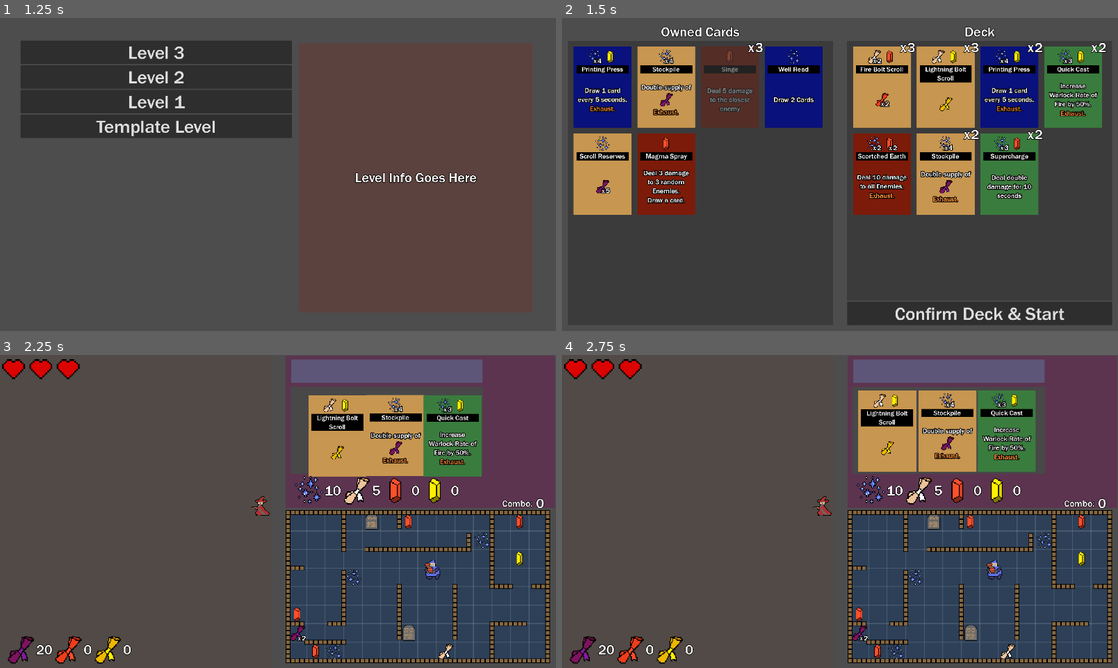
Above: before the commit, frames 1-4 (two rows, left to right).
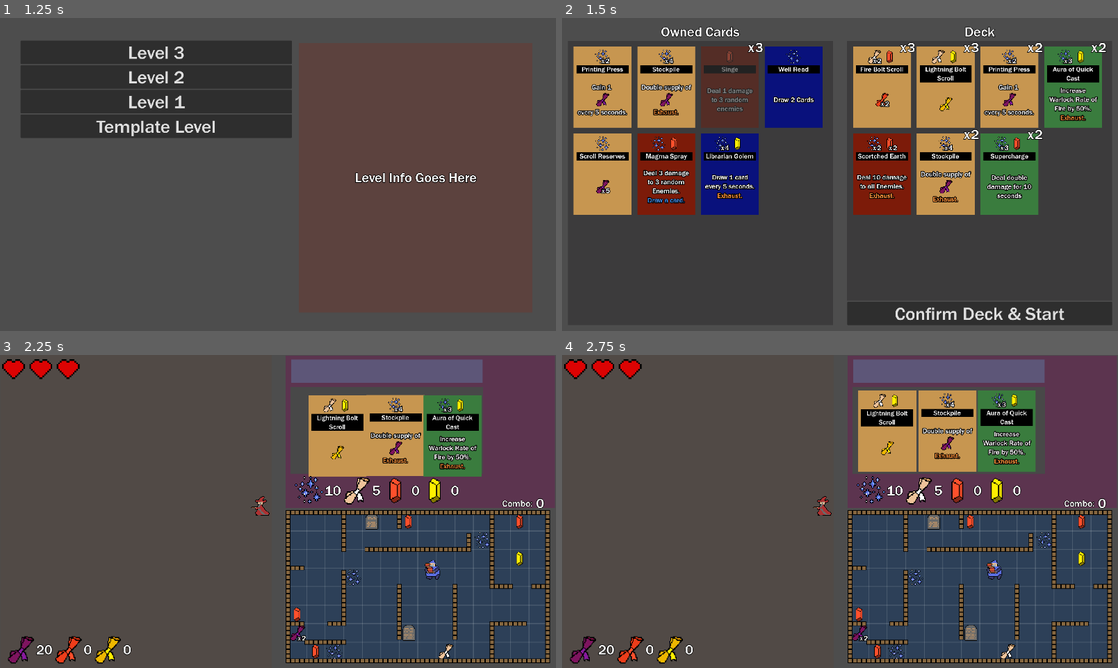
Above: after the commit, the same moments.

Repository: oliveman521/We-Wizards-Three
Game: Godot game, scene res://Scenes/Menus/MainMenu.tscn
The game is run twice, just before and just after one commit, with the same random seed, the same clock (stepped at 60 frames per second) and the same inputs.
Inputs:
- Up to frame 1 (1.25 s): click "Play!" at 0.5 s
- Up to frame 2 (1.5 s): click "Level 1" at 1.25 s
- Up to frame 3 (2.25 s): click "Confirm Deck & Start" at 2 s
- Up to frame 4 (2.75 s): no input

Frame 1 is identical in both runs. In frame 2, 9.0% of the frame differs, in the area x 2-97%, y 9-63%; in frame 3, 1.0%; in frame 4, 1.0%.

Commit message:
Fixed cards and split damage cards into lighting and fire backgrounds

Diff:
--- /dev/null
+++ b/Cards/Card Pool/card_librarian_golem.tscn
@@ -0,0 +1,43 @@
+[gd_scene load_steps=9 format=3 uid="uid://tth5yw0eirm6"]
+
+[ext_resource type="PackedScene" uid="uid://disxs45wl3yv" path="res://Cards/card_base.tscn" id="1_joby5"]
+[ext_resource type="PackedScene" uid="uid://d335ngol841kr" path="res://Cards/card_supply_icon.tscn" id="2_6aw5q"]
+[ext_resource type="Resource" uid="uid://dun667tokfc1l" path="res://Supplies/essence.tres" id="3_crww2"]
+[ext_resource type="Resource" uid="uid://bb24w4yw0g0k" path="res://Supplies/Lightning_Gem.tres" id="4_i6c6m"]
+[ext_resource type="LabelSettings" uid="uid://buqi3tt5804u0" path="res://UI/Fonts/small_text.tres" id="5_1myr3"]
+[ext_resource type="PackedScene" uid="uid://dspow6wbdypge" path="res://Cards/Card Effects/exhaust.tscn" id="6_t3y3o"]
+[ext_resource type="Script" path="res://Cards/Card Effects/CardEffect_OngoingAbility.gd" id="7_hvlsp"]
+[ext_resource type="PackedScene" uid="uid://5p2uuetniwn6" path="res://Cards/Ongoing Abilities/ongoing_ability_draw.tscn" id="8_c7ti2"]
+
+[node name="Card" instance=ExtResource("1_joby5")]
+card_type = "Draw"
+card_name = "Librarian Golem"
+
+[node name="BackgroundColor" parent="." index="0"]
+color = Color(0.0352941, 0.0666667, 0.486275, 1)
+
+[node name="Card Supply Icon" parent="MarginContainer/VBoxContainer/Costs" index="0" instance=ExtResource("2_6aw5q")]
+layout_mode = 2
+supply = ExtResource("3_crww2")
+count = 4
+
+[node name="Card Supply Icon2" parent="MarginContainer/VBoxContainer/Costs" index="1" instance=ExtResource("2_6aw5q")]
+layout_mode = 2
+supply = ExtResource("4_i6c6m")
+
+[node name="CardName" parent="MarginContainer/VBoxContainer/MarginContainer" index="1"]
+text = "Librarian Golem"
+
+[node name="Label" type="Label" parent="MarginContainer/VBoxContainer/Effects" index="0"]
+layout_mode = 2
+text = "Draw 1 card every 5 seconds."
+label_settings = ExtResource("5_1myr3")
+horizontal_alignment = 1
+autowrap_mode = 2
+
+[node name="Exhaust" parent="MarginContainer/VBoxContainer/Effects" index="1" instance=ExtResource("6_t3y3o")]
+layout_mode = 2
+
+[node name="CardEffect_OngoingAbility" type="Node" parent="MarginContainer/VBoxContainer/Effects" index="2"]
+script = ExtResource("7_hvlsp")
+ongoing_ability_prefab = ExtResource("8_c7ti2")
--- a/Cards/Card Pool/card_magma_spray.tscn
+++ b/Cards/Card Pool/card_magma_spray.tscn
@@ -1,20 +1,25 @@
-[gd_scene load_steps=7 format=3 uid="uid://deoygvkkffvpu"]
+[gd_scene load_steps=8 format=3 uid="uid://deoygvkkffvpu"]
 
 [ext_resource type="PackedScene" uid="uid://disxs45wl3yv" path="res://Cards/card_base.tscn" id="1_mfa5x"]
 [ext_resource type="PackedScene" uid="uid://d335ngol841kr" path="res://Cards/card_supply_icon.tscn" id="2_557sh"]
+[ext_resource type="Resource" uid="uid://dun667tokfc1l" path="res://Supplies/essence.tres" id="3_4qsnt"]
 [ext_resource type="Resource" uid="uid://br1k5yssu1q83" path="res://Supplies/Fire_Gem.tres" id="3_x8h0f"]
 [ext_resource type="Script" path="res://Cards/Card Effects/CardEffect_Damage.gd" id="4_fqa6u"]
 [ext_resource type="LabelSettings" uid="uid://buqi3tt5804u0" path="res://UI/Fonts/small_text.tres" id="5_br3fs"]
 [ext_resource type="Script" path="res://Cards/Card Effects/CardEffect_Draw.gd" id="6_mn1lc"]
 
 [node name="Card" instance=ExtResource("1_mfa5x")]
-card_type = "Damage"
+card_type = "Fire Damage"
 card_name = "Magma Spray"
 
 [node name="BackgroundColor" parent="." index="0"]
 color = Color(0.486275, 0.105882, 0.0352941, 1)
 
-[node name="Card Supply Icon" parent="MarginContainer/VBoxContainer/Costs" index="0" instance=ExtResource("2_557sh")]
+[node name="Card Supply Icon2" parent="MarginContainer/VBoxContainer/Costs" index="0" instance=ExtResource("2_557sh")]
+layout_mode = 2
+supply = ExtResource("3_4qsnt")
+
+[node name="Card Supply Icon" parent="MarginContainer/VBoxContainer/Costs" index="1" instance=ExtResource("2_557sh")]
 layout_mode = 2
 supply = ExtResource("3_x8h0f")
 
@@ -36,6 +41,7 @@
 autowrap_mode = 2
 
 [node name="Label2" type="Label" parent="MarginContainer/VBoxContainer/Effects" index="2"]
+modulate = Color(0.282353, 0.611765, 1, 1)
 layout_mode = 2
 text = "Draw a card."
 label_settings = ExtResource("5_br3fs")
--- a/Cards/Card Pool/card_printing_press.tscn
+++ b/Cards/Card Pool/card_printing_press.tscn
@@ -1,43 +1,47 @@
-[gd_scene load_steps=9 format=3 uid="uid://rfnlpy50ihlp"]
+[gd_scene load_steps=8 format=3 uid="uid://rfnlpy50ihlp"]
 
 [ext_resource type="PackedScene" uid="uid://disxs45wl3yv" path="res://Cards/card_base.tscn" id="1_5o5a4"]
 [ext_resource type="PackedScene" uid="uid://d335ngol841kr" path="res://Cards/card_supply_icon.tscn" id="2_k6un5"]
 [ext_resource type="Resource" uid="uid://dun667tokfc1l" path="res://Supplies/essence.tres" id="3_m57di"]
-[ext_resource type="Resource" uid="uid://bb24w4yw0g0k" path="res://Supplies/Lightning_Gem.tres" id="4_cm3hs"]
 [ext_resource type="LabelSettings" uid="uid://buqi3tt5804u0" path="res://UI/Fonts/small_text.tres" id="5_wms0t"]
-[ext_resource type="PackedScene" uid="uid://dspow6wbdypge" path="res://Cards/Card Effects/exhaust.tscn" id="6_0ig3x"]
 [ext_resource type="Script" path="res://Cards/Card Effects/CardEffect_OngoingAbility.gd" id="6_40n7q"]
-[ext_resource type="PackedScene" uid="uid://5p2uuetniwn6" path="res://Cards/Ongoing Abilities/ongoing_ability_draw.tscn" id="7_okyau"]
+[ext_resource type="Resource" uid="uid://dfoqxs41hjlrc" path="res://Supplies/Mana_Scroll.tres" id="6_haloc"]
+[ext_resource type="PackedScene" uid="uid://2a7skipqumtp" path="res://Cards/Ongoing Abilities/ongoing_ability_gain_scrolls.tscn" id="7_6ef6k"]
 
 [node name="Card" instance=ExtResource("1_5o5a4")]
-card_type = "Draw"
+card_type = "Crafting"
 card_name = "Printing Press"
 
 [node name="BackgroundColor" parent="." index="0"]
-color = Color(0.0352941, 0.0666667, 0.486275, 1)
+color = Color(0.780392, 0.588235, 0.313726, 1)
 
 [node name="Card Supply Icon" parent="MarginContainer/VBoxContainer/Costs" index="0" instance=ExtResource("2_k6un5")]
 layout_mode = 2
 supply = ExtResource("3_m57di")
-count = 4
-
-[node name="Card Supply Icon2" parent="MarginContainer/VBoxContainer/Costs" index="1" instance=ExtResource("2_k6un5")]
-layout_mode = 2
-supply = ExtResource("4_cm3hs")
+count = 2
 
 [node name="CardName" parent="MarginContainer/VBoxContainer/MarginContainer" index="1"]
 text = "Printing Press"
 
 [node name="Label" type="Label" parent="MarginContainer/VBoxContainer/Effects" index="0"]
 layout_mode = 2
-text = "Draw 1 card every 5 seconds."
+text = "Gain 1 "
 label_settings = ExtResource("5_wms0t")
 horizontal_alignment = 1
 autowrap_mode = 2
 
-[node name="Exhaust" parent="MarginContainer/VBoxContainer/Effects" index="1" instance=ExtResource("6_0ig3x")]
+[node name="Card Supply Icon3" parent="MarginContainer/VBoxContainer/Effects" index="1" instance=ExtResource("2_k6un5")]
 layout_mode = 2
+supply = ExtResource("6_haloc")
+visual_only = true
 
-[node name="CardEffect_OngoingAbility" type="Node" parent="MarginContainer/VBoxContainer/Effects" index="2"]
+[node name="Label2" type="Label" parent="MarginContainer/VBoxContainer/Effects" index="2"]
+layout_mode = 2
+text = "every 5 seconds."
+label_settings = ExtResource("5_wms0t")
+horizontal_alignment = 1
+autowrap_mode = 2
+
+[node name="CardEffect_OngoingAbility" type="Node" parent="MarginContainer/VBoxContainer/Effects" index="3"]
 script = ExtResource("6_40n7q")
-ongoing_ability_prefab = ExtResource("7_okyau")
+ongoing_ability_prefab = ExtResource("7_6ef6k")
--- a/Cards/Card Pool/card_quick_cast.tscn
+++ b/Cards/Card Pool/card_quick_cast.tscn
@@ -11,7 +11,7 @@
 
 [node name="Card" instance=ExtResource("1_rnr8d")]
 card_type = "Buff"
-card_name = "Quick Cast"
+card_name = "Aura of Quick Cast"
 
 [node name="BackgroundColor" parent="." index="0"]
 color = Color(0.227451, 0.486275, 0.243137, 1)
@@ -26,7 +26,7 @@
 supply = ExtResource("4_ssy8d")
 
 [node name="CardName" parent="MarginContainer/VBoxContainer/MarginContainer" index="1"]
-text = "Quick Cast"
+text = "Aura of Quick Cast"
 
 [node name="Label" type="Label" parent="MarginContainer/VBoxContainer/Effects" index="0"]
 layout_mode = 2
--- a/Cards/Card Pool/card_scortched_earth.tscn
+++ b/Cards/Card Pool/card_scortched_earth.tscn
@@ -9,8 +9,8 @@
 [ext_resource type="PackedScene" uid="uid://dspow6wbdypge" path="res://Cards/Card Effects/exhaust.tscn" id="7_bcgrt"]
 
 [node name="Card" instance=ExtResource("1_qye5f")]
+card_type = "Fire Damage"
 card_name = "Scortched Earth"
-card_type = "Damage"
 
 [node name="BackgroundColor" parent="." index="0"]
 color = Color(0.486275, 0.105882, 0.0352941, 1)
--- /dev/null
+++ b/Cards/Card Pool/card_shock.tscn
@@ -0,0 +1,35 @@
+[gd_scene load_steps=6 format=3 uid="uid://cgklhf7q88enf"]
+
+[ext_resource type="PackedScene" uid="uid://disxs45wl3yv" path="res://Cards/card_base.tscn" id="1_da2hk"]
+[ext_resource type="PackedScene" uid="uid://d335ngol841kr" path="res://Cards/card_supply_icon.tscn" id="2_0kypi"]
+[ext_resource type="Resource" uid="uid://bb24w4yw0g0k" path="res://Supplies/Lightning_Gem.tres" id="3_ne2w8"]
+[ext_resource type="Script" path="res://Cards/Card Effects/CardEffect_Damage.gd" id="4_fr6mv"]
+[ext_resource type="LabelSettings" uid="uid://buqi3tt5804u0" path="res://UI/Fonts/small_text.tres" id="5_ij75g"]
+
+[node name="Card" instance=ExtResource("1_da2hk")]
+scale = Vector2(1, 0.990783)
+card_type = "Lightning Damage"
+card_name = "Shock"
+
+[node name="BackgroundColor" parent="." index="0"]
+color = Color(0.588235, 0.564706, 0.117647, 1)
+
+[node name="Card Supply Icon" parent="MarginContainer/VBoxContainer/Costs" index="0" instance=ExtResource("2_0kypi")]
+layout_mode = 2
+supply = ExtResource("3_ne2w8")
+
+[node name="CardName" parent="MarginContainer/VBoxContainer/MarginContainer" index="1"]
+text = "Shock"
+
+[node name="CardEffect_Damage" type="Node" parent="MarginContainer/VBoxContainer/Effects" index="0"]
+script = ExtResource("4_fr6mv")
+dmg_type = 1
+amnt = 4
+targets = "First"
+
+[node name="Label" type="Label" parent="MarginContainer/VBoxContainer/Effects" index="1"]
+layout_mode = 2
+text = "Deal 4 damage to the closest enemy"
+label_settings = ExtResource("5_ij75g")
+horizontal_alignment = 1
+autowrap_mode = 2
--- a/Cards/Card Pool/card_singe.tscn
+++ b/Cards/Card Pool/card_singe.tscn
@@ -7,7 +7,8 @@
 [ext_resource type="LabelSettings" uid="uid://buqi3tt5804u0" path="res://UI/Fonts/small_text.tres" id="5_dsue4"]
 
 [node name="Card" instance=ExtResource("1_ym4ts")]
-card_type = "Damage"
+scale = Vector2(1, 0.990783)
+card_type = "Fire Damage"
 card_name = "Singe"
 
 [node name="BackgroundColor" parent="." index="0"]
@@ -23,12 +24,13 @@
 [node name="CardEffect_Damage" type="Node" parent="MarginContainer/VBoxContainer/Effects" index="0"]
 script = ExtResource("4_cxp6i")
 dmg_type = 1
-amnt = 5
-targets = "First"
+amnt = 1
+targets = "Random"
+target_count = 3
 
 [node name="Label" type="Label" parent="MarginContainer/VBoxContainer/Effects" index="1"]
 layout_mode = 2
-text = "Deal 5 damage to the closest enemy"
+text = "Deal 1 damage to 3 random enemies"
 label_settings = ExtResource("5_dsue4")
 horizontal_alignment = 1
 autowrap_mode = 2
--- /dev/null
+++ b/Cards/Ongoing Abilities/ongoing_ability_gain_scrolls.tscn
@@ -0,0 +1,18 @@
+[gd_scene load_steps=5 format=3 uid="uid://2a7skipqumtp"]
+
+[ext_resource type="PackedScene" uid="uid://bj3xl0y5gxddn" path="res://Cards/Ongoing Abilities/ongoing_ability_base.tscn" id="1_6h7rb"]
+[ext_resource type="Script" path="res://Cards/Card Effects/CardEffect_GainSupplies.gd" id="2_dkqtu"]
+[ext_resource type="Resource" uid="uid://dfoqxs41hjlrc" path="res://Supplies/Mana_Scroll.tres" id="3_d0bm7"]
+[ext_resource type="Texture2D" uid="uid://cgp2ycf40jjlk" path="res://Sprites/scroll.png" id="4_6b033"]
+
+[node name="Ongoing Ability" instance=ExtResource("1_6h7rb")]
+timed = true
+time = 5.0
+
+[node name="CardEffect_GainSupplies" type="Node" parent="Timeout Effects" index="0"]
+script = ExtResource("2_dkqtu")
+type = ExtResource("3_d0bm7")
+
+[node name="Icon" parent="Icon Margin" index="0"]
+modulate = Color(0.572549, 0, 0.576471, 1)
+texture = ExtResource("4_6b033")
--- a/Cards/card.gd
+++ b/Cards/card.gd
@@ -11,17 +11,19 @@
 @onready var effects_UI_section: Control = %Effects
 @onready var background_color_UI: ColorRect = %BackgroundColor
 
-@export_enum("Misc", "Draw", "Damage", "Crafting", "Buff") var card_type: String = "Misc":
+@export_enum("Misc", "Draw", "Fire Damage", "Lightning Damage", "Crafting", "Buff") var card_type: String = "Misc":
 	set(new_val):
 		card_type = new_val
 		if background_color_UI:
 			background_color_UI.color = card_type_color_dict[card_type]
+		queue_redraw()
 
-#TODO fucntionality for mixed type cards would be kinda sick
-var card_type_color_dict: Dictionary = { #currently just used for colors
+#TODO mixed type cards would be kinda sick
+var card_type_color_dict: Dictionary = {
 	"Misc": Color("#3b097c"),
 	"Draw" : Color("#09117c"),
-	"Damage": Color("#7c1b09"),
+	"Fire Damage": Color("#7c1b09"),
+	"Lightning Damage": Color("#96901e"),
 	"Crafting": Color("#c79650"),
 	"Buff": Color("#3a7c3e"),
 }
--- a/Cards/card_supply_icon.gd
+++ b/Cards/card_supply_icon.gd
@@ -22,7 +22,7 @@
 	var icon_rect: TextureRect = %Icon as TextureRect
 
 	number_label.text = str(count)
-	multiples_indicator.visible = count != 1
+	multiples_indicator.visible = (count != 1 and count != 0)
 	icon_rect.texture = supply.icon
 	icon_rect.modulate = supply.color
 
--- a/SaveData/MainSave.tres
+++ b/SaveData/MainSave.tres
@@ -12,7 +12,8 @@
 [ext_resource type="PackedScene" uid="uid://c3nxruvppvko5" path="res://Cards/Card Pool/card_well_read.tscn" id="10_l2haq"]
 [ext_resource type="PackedScene" uid="uid://shwywe7qw2jx" path="res://Cards/Card Pool/card_scroll_reserves.tscn" id="11_g0ukq"]
 [ext_resource type="PackedScene" uid="uid://deoygvkkffvpu" path="res://Cards/Card Pool/card_magma_spray.tscn" id="12_r60ko"]
+[ext_resource type="PackedScene" uid="uid://tth5yw0eirm6" path="res://Cards/Card Pool/card_librarian_golem.tscn" id="13_627nf"]
 
 [resource]
 script = ExtResource("1_eigaw")
-unlocked_cards = Array[PackedScene]([ExtResource("2_m37ox"), …(490 unchanged characters)… rce("11_g0ukq"), ExtResource("12_r60ko")])
+unlocked_cards = Array[PackedScene]([ExtResource("2_m37ox"), …(490 unchanged characters)… rce("11_g0ukq"), ExtResource("12_r60ko"), ExtResource("13_627nf")])
Not shown: 1 places in SaveData/MainSave.tres that only renumber resources
